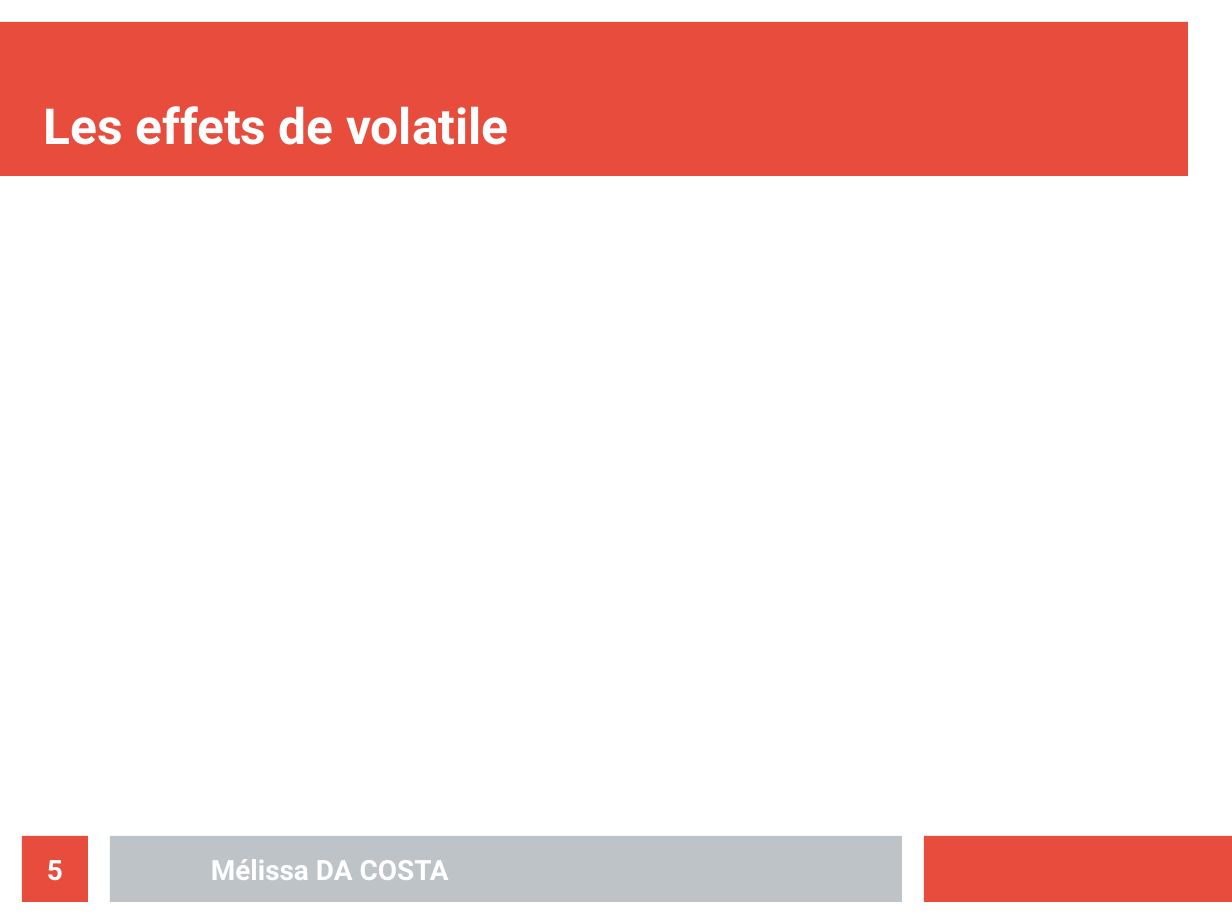
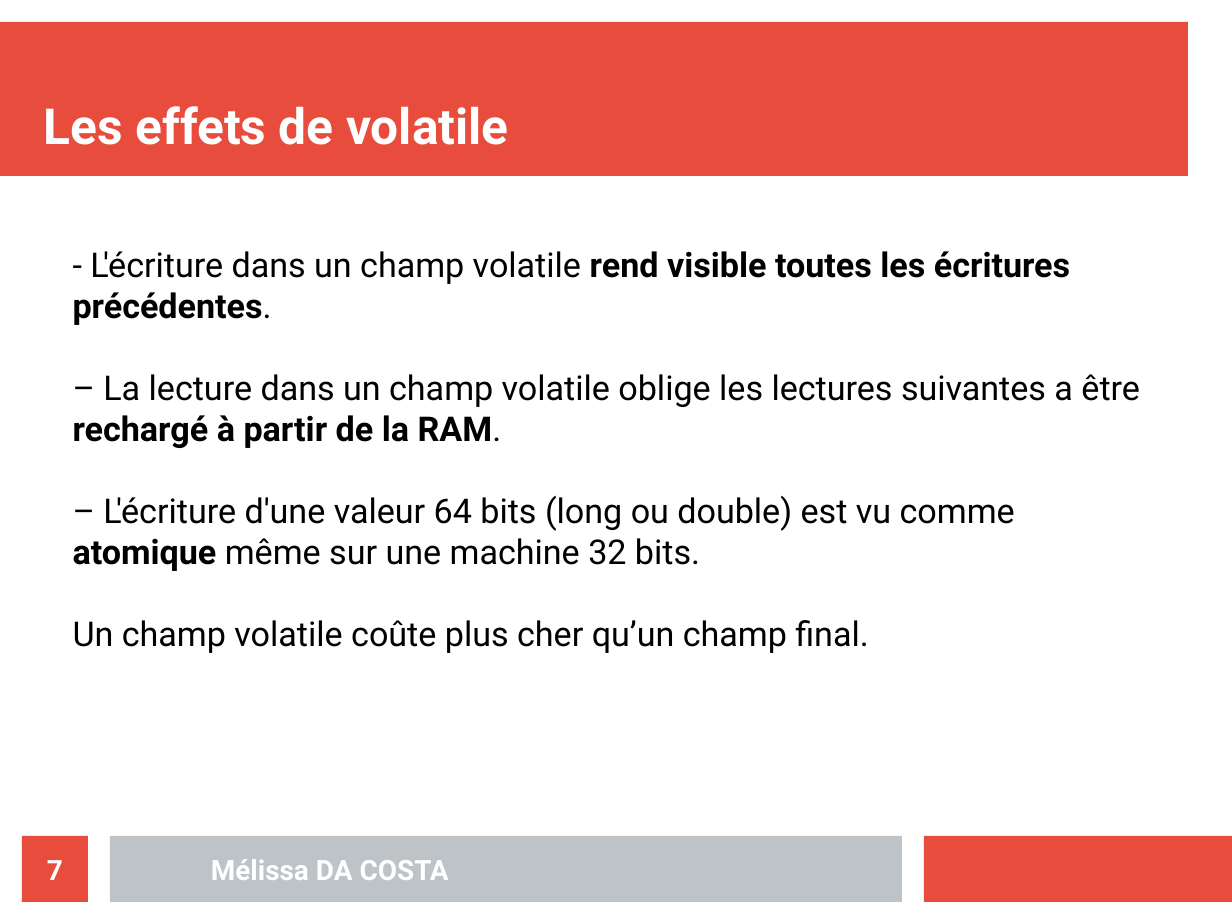
Before and after one commit to MelissaDaCosta/struct_conc, a slide deck: slide 7 of TP2/Mélissa_DA_COSTA_slides_TP02.odp (slide 5 before the commit). Drawn at 1232x924 pixels with LibreOffice and Linux fonts; fonts in the diff are those of the drawing. Boxes give left, top, right and bottom in pixels: in the first picture for what was removed or moved away, otherwise in the second. Text is boxed around its words. In the diff, an @@ line names an element or a change of style, - is before the commit and + after.

```diff
--- a/TP2/Mélissa_DA_COSTA_slides_TP02.odp
+++ b/TP2/Mélissa_DA_COSTA_slides_TP02.odp
@@ text added at box(73, 251, 1140, 653), 22 pt, text #000000 @@
+- L'écriture dans un champ volatile rend visible toutes les écritures précédentes.
+– La lecture dans un champ volatile oblige les lectures suivantes a être rechargé à partir de la RAM.
+– L'écriture d'une valeur 64 bits (long ou double) est vu comme atomique même sur une machine 32 bits.
+Un champ volatile coûte plus cher qu’un champ final.
@@ page number at box(47, 860, 63, 880): text changed @@
-5
+7
```
Also in this commit, not shown: 4 other slides changed, 2 slides added, 1 slide removed, 8 other files.
